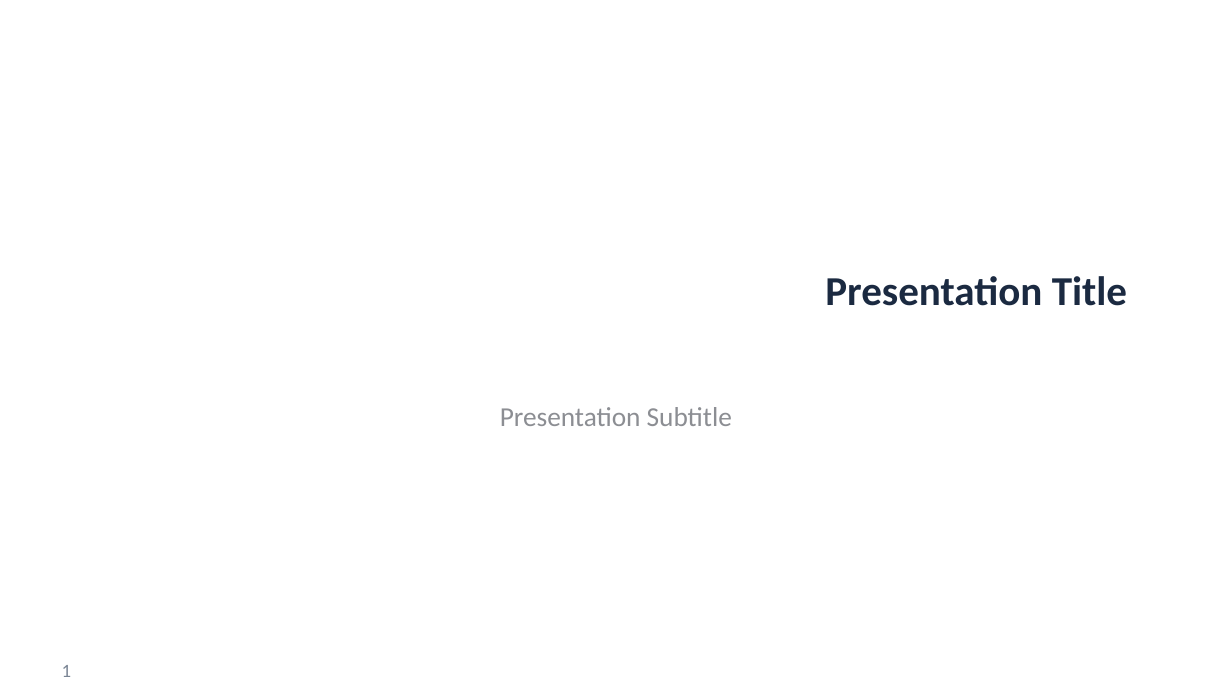
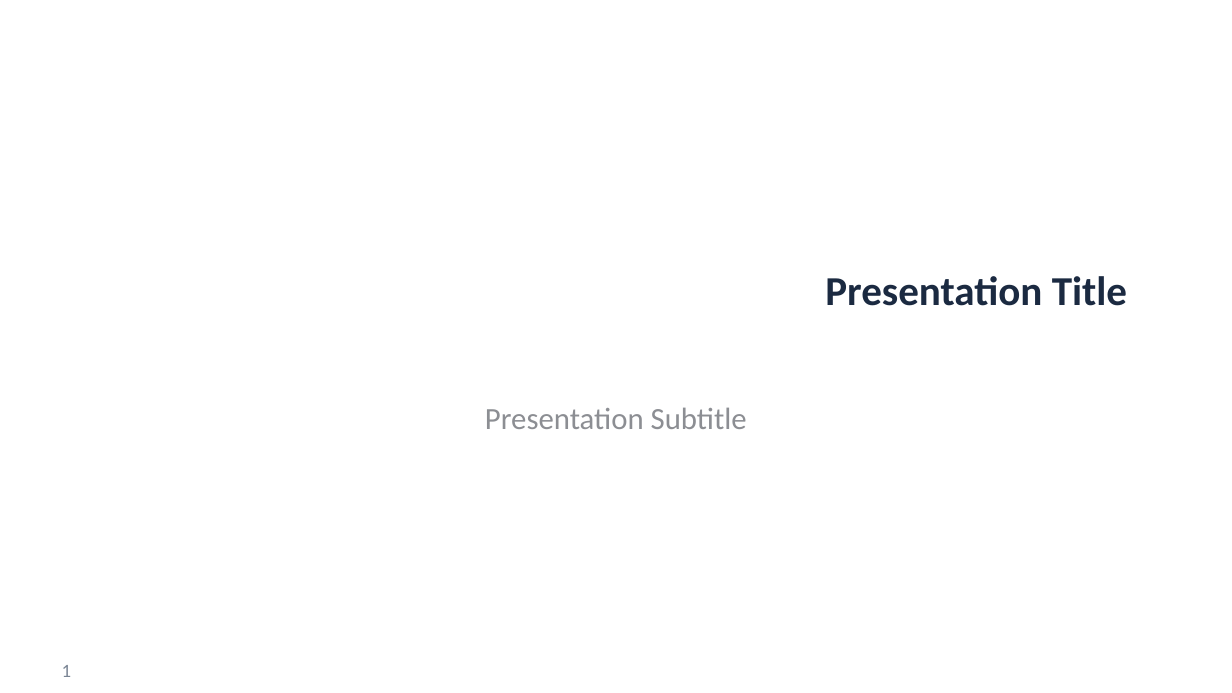
Before and after one commit to AlirezaMoazen/Lord-Shulman-theory-thermoelastic-cylinder, a slide deck: slide 1 of claude/defense/reference_defense_R2.pptx. Drawn at 1232x693 pixels with LibreOffice and Linux fonts; fonts in the diff are those of the drawing. Boxes give left, top, right and bottom in pixels: in the first picture for what was removed or moved away, otherwise in the second. Text is boxed around its words. In the diff, an @@ line names an element or a change of style, - is before the commit and + after.

```diff
--- a/claude/defense/reference_defense_R2.pptx
+++ b/claude/defense/reference_defense_R2.pptx
@@ subtitle "Presentation Subtitle" at [485,407,747,429]: size 16 to 18 pt @@
```
Also in this commit, not shown: 1 other slide changed, 10 other files.
